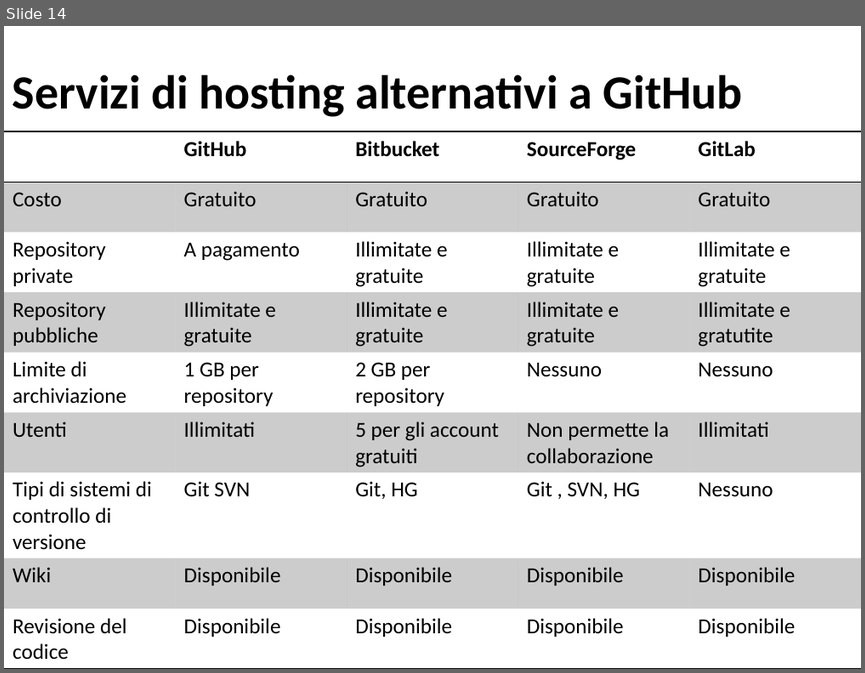
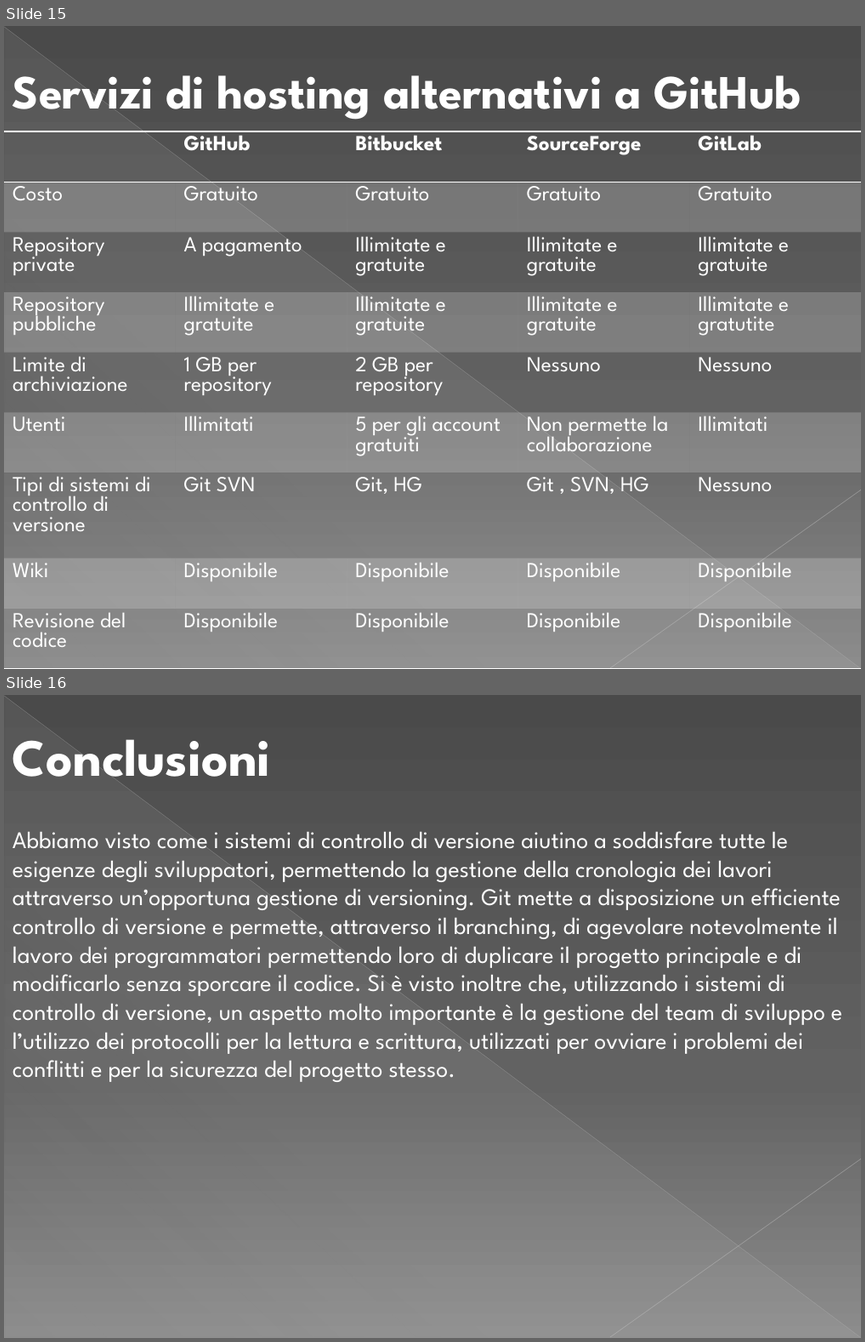
Before and after one commit to IlPep/PresentazioneLaurea, a slide deck: Presentazione tesi.pptx. Shown one above the other, each under a label of ours: slide 14 before the commit, slides 15 and 16 after it. The pictures are 865x673 and 865x1342 pixels, drawn with LibreOffice and Linux fonts; fonts in the diff are those of the drawing. Boxes give left, top, right and bottom in pixels: in the first picture for what was removed or moved away, otherwise in the second. Text is boxed around its words. In the diff, an @@ line names an element or a change of style, - is before the commit and + after.

```diff
--- a/Presentazione tesi.pptx
+++ b/Presentazione tesi.pptx
@@ slide 16 added at [4, 695, 861, 1338], background gradient #4A4A4A to #626262 to #8C8C8C; not listed: 3 template elements that a slide beside it also shows @@
@@ text added at [12, 739, 271, 777], 44 pt, text #FFFFFF, bold @@
+Conclusioni
@@ text added at [12, 831, 842, 1082], 20 pt, text #FFFFFF @@
+Abbiamo visto come i sistemi di controllo di versione aiutino a soddisfare tutte le esigenze degli sviluppatori, permettendo la gestione della cronologia dei lavori attraverso un’opportuna gestione di versioning. Git mette a disposizione un efficiente controllo di versione e permette, attraverso il branching, di agevolare notevolmente il lavoro dei programmatori permettendo loro di duplicare il progetto principale e di modificarlo senza sporcare il codice. Si è visto inoltre che, utilizzando i sistemi di controllo di versione, un aspetto molto importante è la gestione del team di sviluppo e l’utilizzo dei protocolli per la lettura e scrittura, utilizzati per ovviare i problemi dei conflitti e per la sicurezza del progetto stesso.
@@ what was slide 14 is now slide 15 @@
@@ slide 15 changed as well @@
@@ background #FFFFFF to gradient #4A4A4A to #626262 to #8C8C8C @@
@@ line added from (4, 27) to (860, 668), #BFBFBF 0.39 pt @@
@@ right triangle added at [5, 28, 860, 669], fill gradient #D2D2D2 @@
@@ text "Servizi di hosting alternativi a ..." at [12, 75, 801, 120]: font Calibri to League Spartan, text colour #000000 to #FFFFFF @@
@@ table at [4, 131, 861, 669] @@
@@ fill #000000 at 20% opacity to #FFFFFF at 20% opacity in 20 cells @@
@@ font Calibri to League Spartan, text colour #000000 to #FFFFFF @@
@@ borders changed @@
@@ line added from (861, 489) to (610, 668), #C6C6C6 0.47 pt @@
```
Also in this commit, not shown: 12 other slides changed, 3 other slides added, 2 slides removed, 1 other file.
